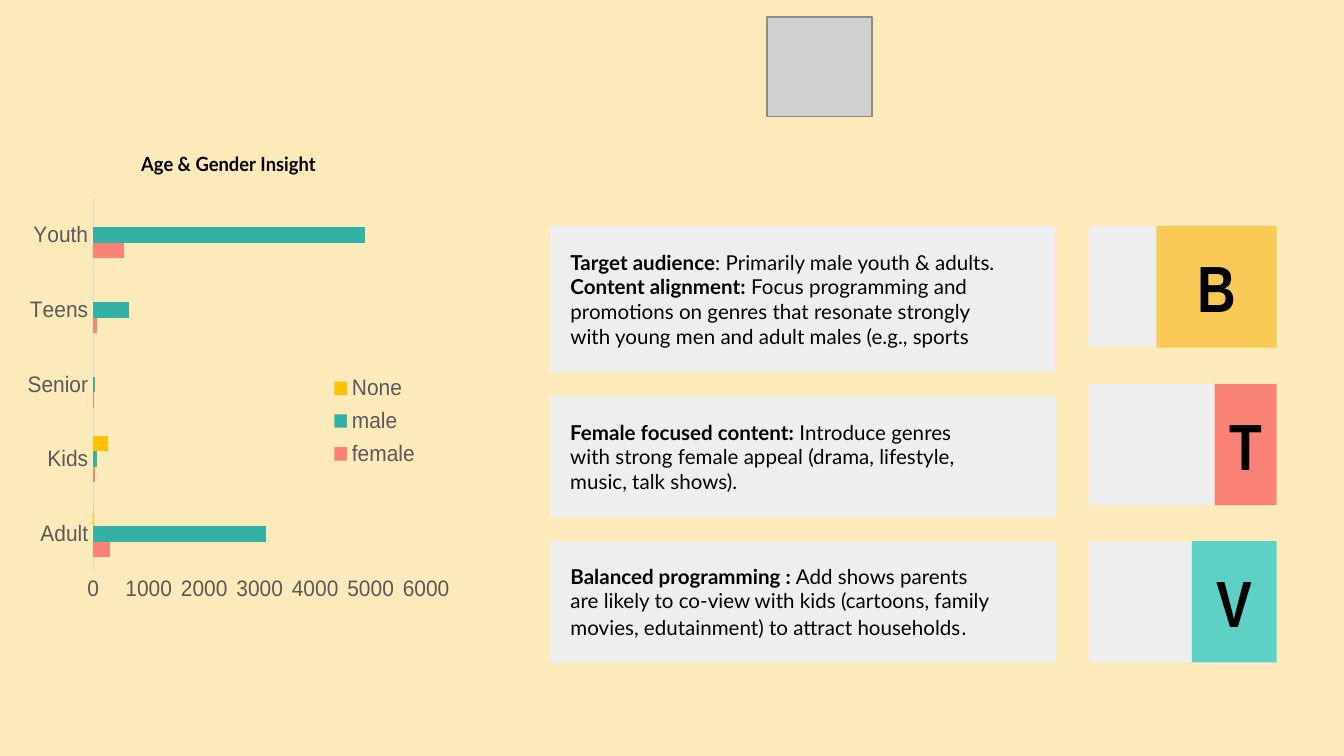
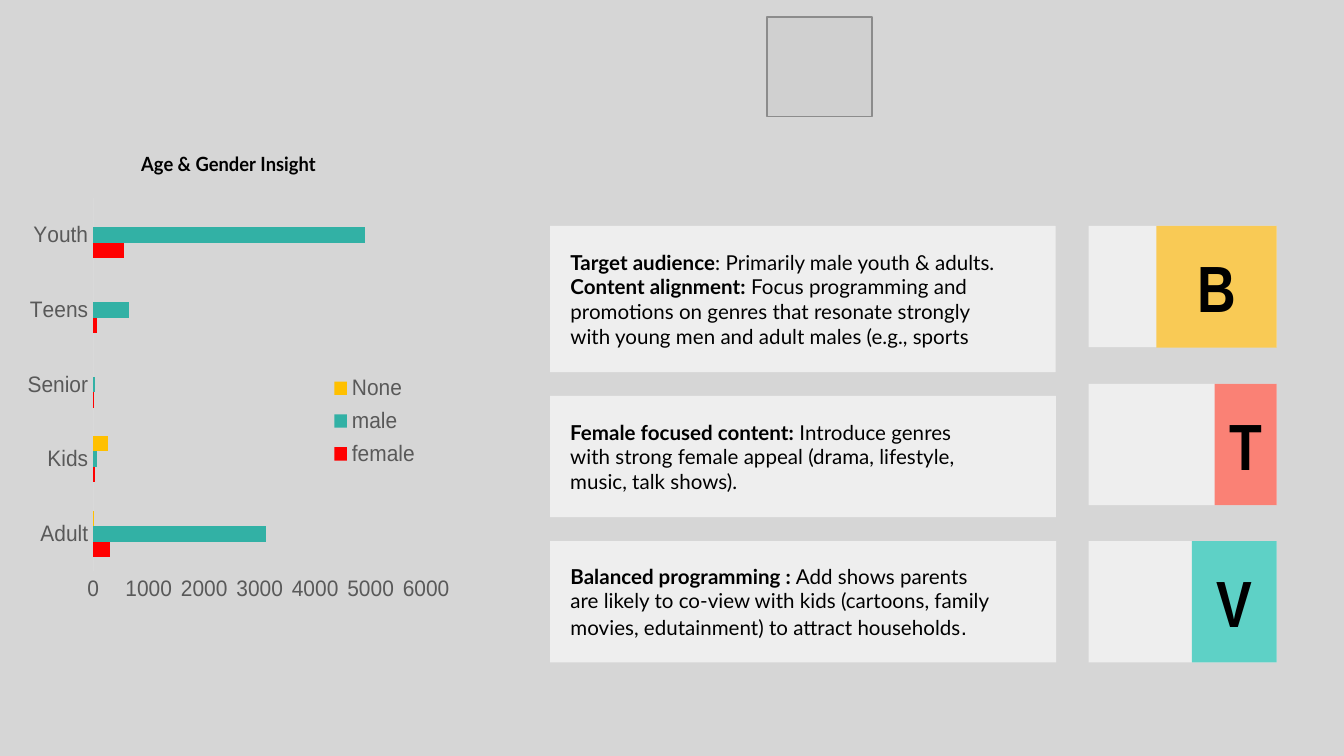
Before and after one commit to Lihle830/BTV-Subscriber-Base-Analysis, a slide deck: slide 5 of Presentation deck/Slides Presantation Btv.pptx. Drawn at 1344x756 pixels with LibreOffice and Linux fonts; fonts in the diff are those of the drawing; grey boxes stand for pictures. Boxes give left, top, right and bottom in pixels: in the first picture for what was removed or moved away, otherwise in the second. Text is boxed around its words. In the diff, an @@ line names an element or a change of style, - is before the commit and + after.

```diff
--- a/Presentation deck/Slides Presantation Btv.pptx
+++ b/Presentation deck/Slides Presantation Btv.pptx
@@ background #FDEABB to #D6D6D6 @@
@@ bar chart at [28, 128, 450, 681] @@
@@ colour of female #FA8175 to #FF0000 @@
```
Also in this commit, not shown: 10 other slides changed.
